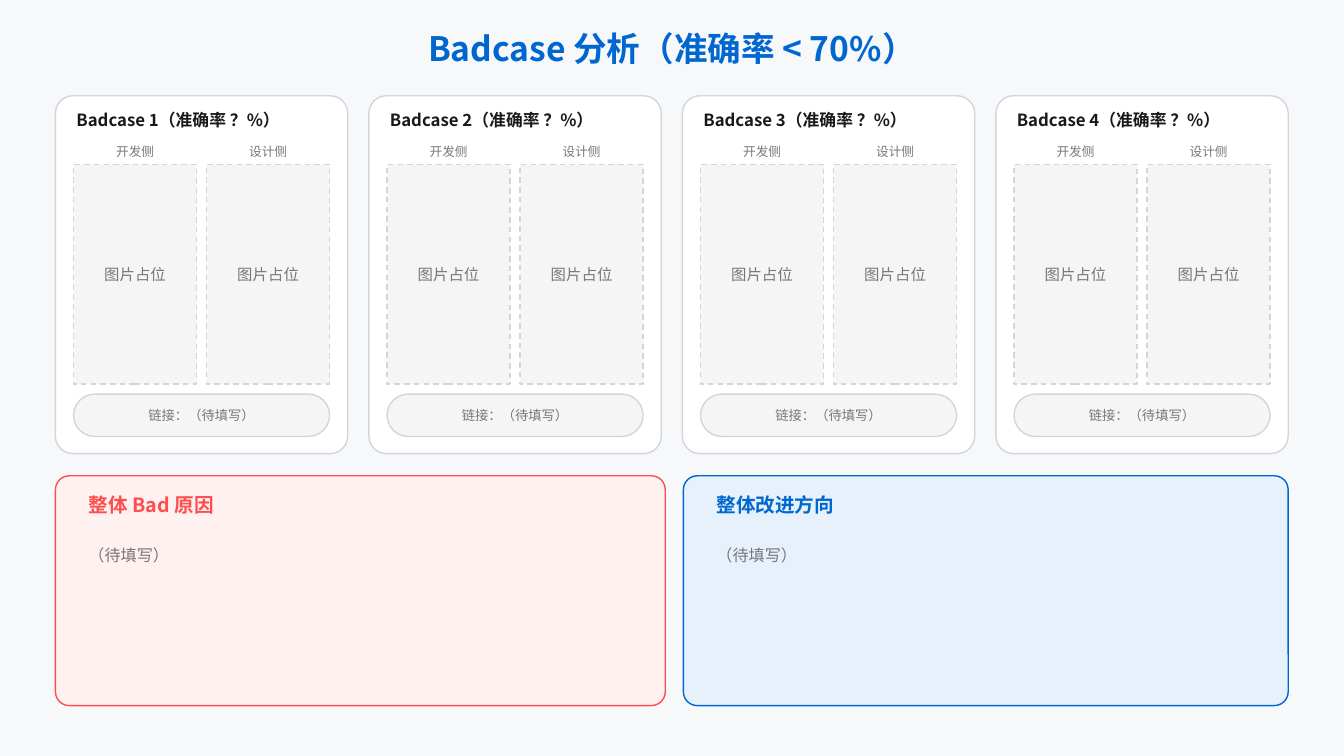
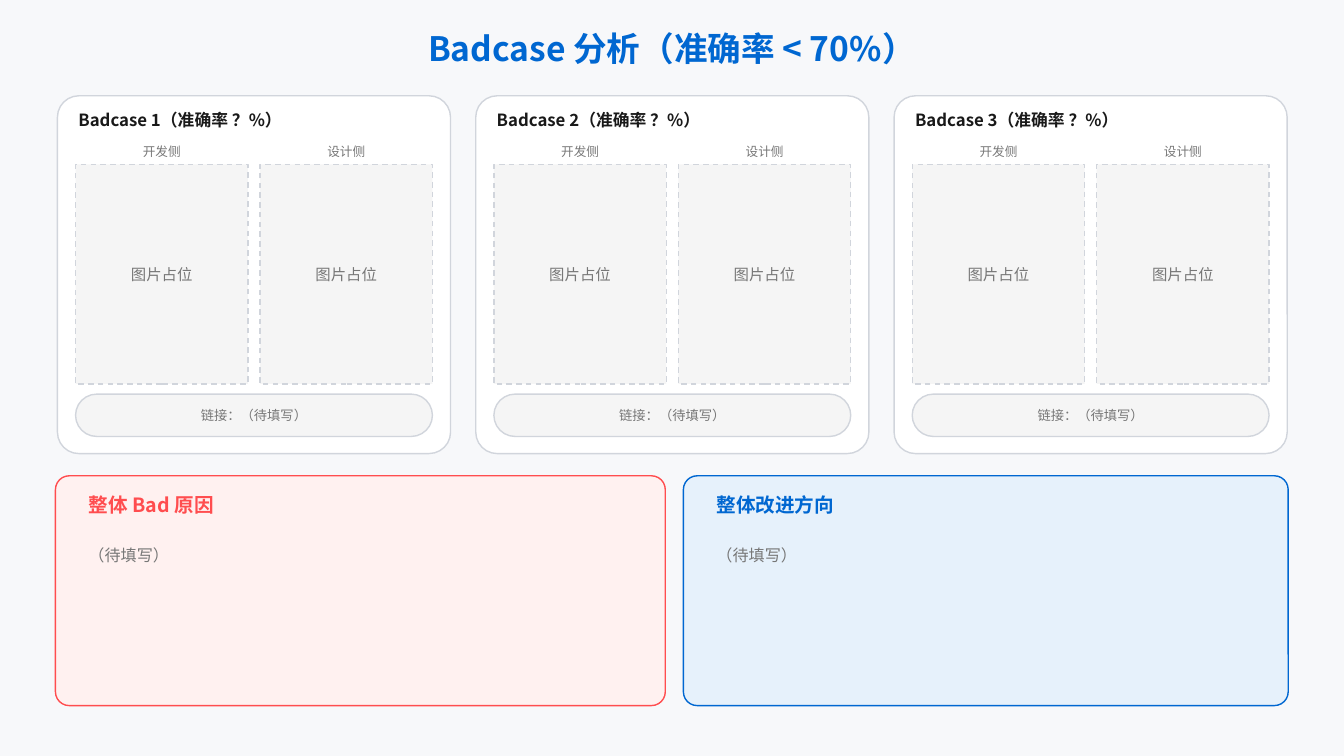
Before and after one commit to Juncl/style_checker, a slide deck: slide 3 of docs/UI一致性技术提升.pptx. Drawn at 1344x756 pixels with LibreOffice and Linux fonts; fonts in the diff are those of the drawing. Boxes give left, top, right and bottom in pixels: in the first picture for what was removed or moved away, otherwise in the second. Text is boxed around its words. In the diff, an @@ line names an element or a change of style, - is before the commit and + after.

Commit message:
fix: 文档更新

```diff
--- a/docs/UI一致性技术提升.pptx
+++ b/docs/UI一致性技术提升.pptx
@@ rounded rectangle: place and size @@
-rounded rectangle at <box>55,96,348,454</box>
+rounded rectangle at <box>57,96,451,454</box>
@@ rounded rectangle removed at <box>369,96,661,454</box> @@
@@ rounded rectangle: place and size @@
-rounded rectangle at <box>683,96,975,454</box>
+rounded rectangle at <box>476,96,869,454</box>
@@ text "Badcase 2（准确率 ？%）": place and size @@
-text "Badcase 2（准确率 ？%）" at <box>390,111,539,128</box>
+text "Badcase 2（准确率 ？%）" at <box>497,111,646,128</box>
@@ text removed at <box>703,111,853,128</box> @@
-Badcase 3（准确率 ？%）
@@ rounded rectangle: place and size @@
-rounded rectangle at <box>996,96,1289,454</box>
+rounded rectangle at <box>894,96,1288,454</box>
@@ text at <box>915,111,1065,128</box>: text changed @@
-Badcase 4（准确率 ？%）
+Badcase 3（准确率 ？%）
@@ text "开发侧": place and size @@
-text "开发侧" at <box>116,145,154,157</box>
+text "开发侧" at <box>143,145,181,157</box>
@@ text "设计侧": place and size @@
-text "设计侧" at <box>249,145,287,157</box>
+text "设计侧" at <box>327,145,365,157</box>
@@ text "开发侧": place and size @@
-text "开发侧" at <box>430,145,468,157</box>
+text "开发侧" at <box>561,145,599,157</box>
@@ text removed at <box>563,145,601,157</box> @@
-设计侧
@@ text "设计侧": place and size @@
-text "设计侧" at <box>876,145,914,157</box>
+text "设计侧" at <box>746,145,784,157</box>
@@ text removed at <box>743,145,781,157</box> @@
-开发侧
@@ text "开发侧": place and size @@
-text "开发侧" at <box>1057,145,1095,157</box>
+text "开发侧" at <box>980,145,1018,157</box>
@@ text "设计侧": place and size @@
-text "设计侧" at <box>1190,145,1228,157</box>
+text "设计侧" at <box>1164,145,1202,157</box>
@@ rectangle "图片占位": place and size @@
-rectangle "图片占位" at <box>74,164,197,384</box>
+rectangle "图片占位" at <box>76,164,248,384</box>
@@ rectangle "图片占位": place and size @@
-rectangle "图片占位" at <box>207,164,330,384</box>
+rectangle "图片占位" at <box>260,164,433,384</box>
@@ rectangle removed at <box>387,164,510,384</box> @@
-图片占位
@@ rectangle "图片占位": place and size @@
-rectangle "图片占位" at <box>520,164,643,384</box>
+rectangle "图片占位" at <box>494,164,666,384</box>
@@ rectangle "图片占位": place and size @@
-rectangle "图片占位" at <box>701,164,824,384</box>
+rectangle "图片占位" at <box>679,164,851,384</box>
@@ rectangle removed at <box>834,164,957,384</box> @@
-图片占位
@@ rectangle "图片占位": place and size @@
-rectangle "图片占位" at <box>1014,164,1137,384</box>
+rectangle "图片占位" at <box>912,164,1085,384</box>
@@ rectangle "图片占位": place and size @@
-rectangle "图片占位" at <box>1147,164,1270,384</box>
+rectangle "图片占位" at <box>1097,164,1269,384</box>
@@ rounded rectangle "链接：（待填写）": place and size @@
-rounded rectangle "链接：（待填写）" at <box>74,394,330,437</box>
+rounded rectangle "链接：（待填写）" at <box>76,394,433,437</box>
@@ rounded rectangle removed at <box>387,394,643,437</box> @@
-链接：（待填写）
@@ rounded rectangle "链接：（待填写）": place and size @@
-rounded rectangle "链接：（待填写）" at <box>701,394,957,437</box>
+rounded rectangle "链接：（待填写）" at <box>494,394,851,437</box>
@@ rounded rectangle "链接：（待填写）": place and size @@
-rounded rectangle "链接：（待填写）" at <box>1014,394,1270,437</box>
+rounded rectangle "链接：（待填写）" at <box>912,394,1269,437</box>
```
